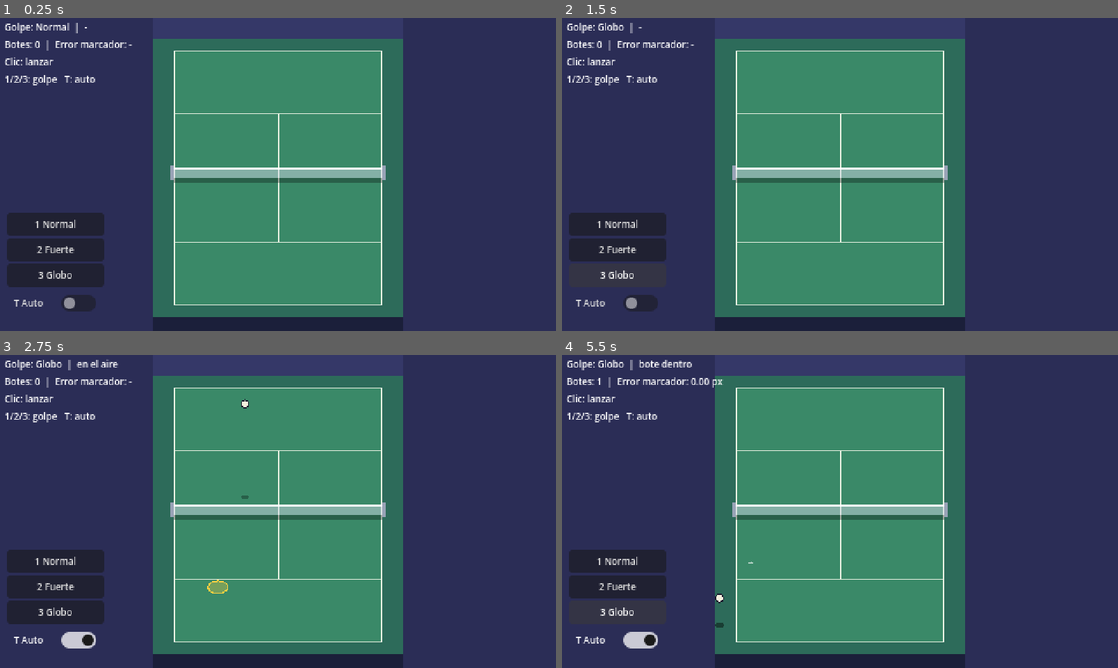
Above: before the commit, frames 1-4 (two rows, left to right).
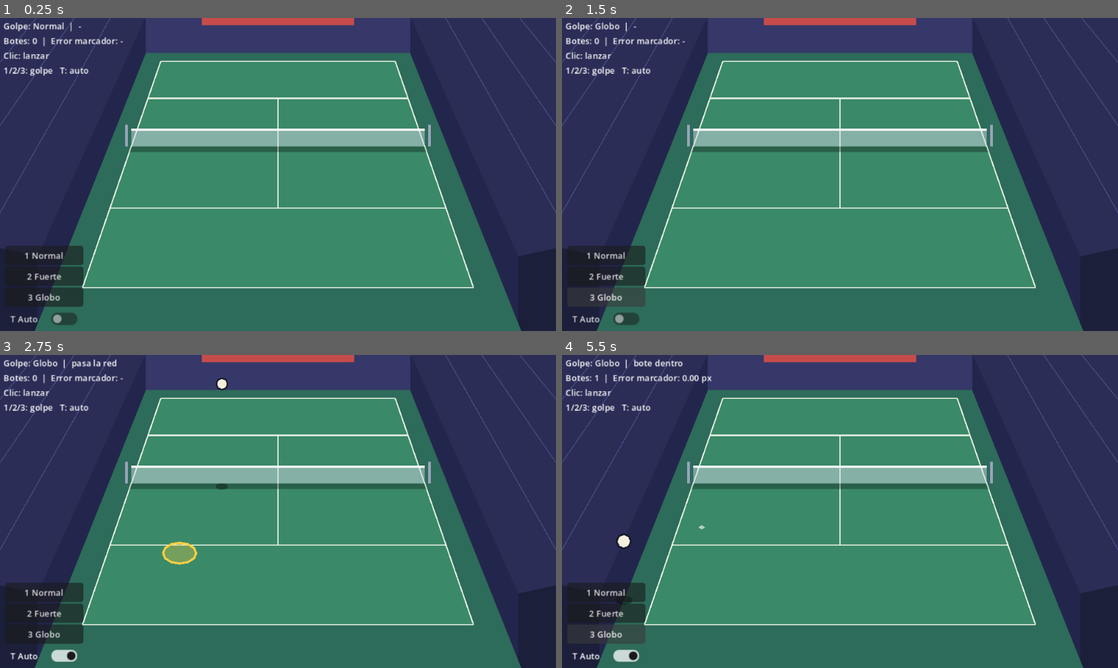
Above: after the commit, the same moments.

Repository: xNeku/Don-Tennis
Game: Godot game, scene res://scenes/pruebas/Fase0_25D.tscn
Two runs of this game, one before a commit and one after it. Both use one fixed random seed, a clock stepped at 60 frames per second and the inputs below. Before the commit the project starts from res://scenes/pruebas/Fase0.tscn.
Inputs:
- Up to frame 1 (0.25 s): no input
- Up to frame 2 (1.5 s): click "2 Fuerte" at 0.5 s; click "3 Globo" at 1.25 s
- Up to frame 3 (2.75 s): click "T Auto" at 2 s
- Up to frame 4 (5.5 s): click "1 Normal" at 2.75 s; click "1 Normal" at 3.5 s; click "2 Fuerte" at 4.25 s; click "3 Globo" at 5 s

The runs differ from the first frame. In frame 1, 45% of the frame differs, in the area x 0-100%, y 0-100%; in frame 2, 45%; in frame 3, 45%; in frame 4, 45%.

Commit message:
fase 0 (opción B): vista 2.5D en perspectiva
- Pista base con proyección (proyectar/desproyectar/escala_en): la lógica
  sigue en coordenadas lógicas, solo cambia cómo se ve
- PistaPlana (opción A) y Pista25D (opción B, perspectiva desde 4 esquinas)
- Bola y marcador se proyectan y escalan con la profundidad
- Escena Pista25D y banco de pruebas Fase0_25D (escena principal)
- Proyecto a 640x360 con escalado suave; globo más bajo (1.0 s)
- GDD: cámara A/B abierta, estilo Game Boy descartado

Co-Authored-By: Claude Sonnet 5.5 <noreply@anthropic.com>
Claude-Session: https://claude.ai/code/session_019rcxv5nUiwCP3epJLF2DMN

Diff:
--- a/data/golpes/globo.tres
+++ b/data/golpes/globo.tres
@@ -6,6 +6,6 @@
 script = ExtResource("1_tipo")
 id = &"globo"
 nombre = "Globo"
-tiempo_vuelo = 1.2
+tiempo_vuelo = 1.0
 altura_inicial = 20.0
 potencia = 0.1
--- a/project.godot
+++ b/project.godot
@@ -11,17 +11,16 @@
 [application]
 
 config/name="Don Tennis"
-run/main_scene="res://scenes/pruebas/Fase0.tscn"
+run/main_scene="res://scenes/pruebas/Fase0_25D.tscn"
 config/features=PackedStringArray("4.7", "GL Compatibility")
 
 [display]
 
-window/size/viewport_width=480
-window/size/viewport_height=270
-window/size/window_width_override=1440
-window/size/window_height_override=810
-window/stretch/mode="viewport"
-window/stretch/scale_mode="integer"
+window/size/viewport_width=640
+window/size/viewport_height=360
+window/size/window_width_override=1280
+window/size/window_height_override=720
+window/stretch/mode="canvas_items"
 
 [input]
 
@@ -58,7 +57,6 @@
 
 [rendering]
 
-textures/canvas_textures/default_texture_filter=0
 renderer/rendering_method="gl_compatibility"
 renderer/rendering_method.mobile="gl_compatibility"
 environment/defaults/default_clear_color=Color(0.106, 0.122, 0.231, 1)
--- a/scenes/Bola.tscn
+++ b/scenes/Bola.tscn
@@ -10,9 +10,11 @@
 params = ExtResource("3_params")
 
 [node name="Visual" type="Node2D" parent="."]
+top_level = true
 script = ExtResource("2_visual")
 
 [node name="Marcador" type="Node2D" parent="Visual"]
+top_level = true
 
 [node name="Relleno" type="Polygon2D" parent="Visual/Marcador"]
 color = Color(1, 1, 1, 0.3)
--- a/scenes/Pista.tscn
+++ b/scenes/Pista.tscn
@@ -1,6 +1,6 @@
 [gd_scene load_steps=2 format=3]
 
-[ext_resource type="Script" path="res://scripts/mundo/pista.gd" id="1_pista"]
+[ext_resource type="Script" path="res://scripts/mundo/pista_plana.gd" id="1_pista"]
 
 [node name="Pista" type="Node2D"]
 script = ExtResource("1_pista")
--- /dev/null
+++ b/scenes/Pista25D.tscn
@@ -0,0 +1,155 @@
+[gd_scene load_steps=2 format=3]
+
+[ext_resource type="Script" path="res://scripts/mundo/pista_25d.gd" id="1_pista"]
+
+[node name="Pista" type="Node2D"]
+script = ExtResource("1_pista")
+alto_red = 14.0
+factor_altura = 0.73
+ancho_logico = 180.0
+largo_logico = 220.0
+posicion_red = 0.5
+
+[node name="Fondo" type="Polygon2D" parent="."]
+color = Color(0.106, 0.122, 0.231, 1.0)
+polygon = PackedVector2Array(0.0, 0.0, 640.0, 0.0, 640.0, 360.0, 0.0, 360.0)
+
+[node name="Gradas" type="Node2D" parent="."]
+
+[node name="GradaFondo" type="Polygon2D" parent="Gradas"]
+color = Color(0.208, 0.22, 0.408, 1.0)
+polygon = PackedVector2Array(12.8, 40.3, 627.2, 40.3, 627.2, -39.8, 12.8, -39.8)
+
+[node name="Pancarta" type="Polygon2D" parent="Gradas"]
+color = Color(0.78, 0.3, 0.3, 1.0)
+polygon = PackedVector2Array(232.3, 8.0, 407.7, 8.0, 407.7, -18.7, 232.3, -18.7)
+
+[node name="GradaIzqFrente" type="Polygon2D" parent="Gradas"]
+color = Color(0.14, 0.15, 0.3, 1.0)
+polygon = PackedVector2Array(167.9, 40.3, 43.2, 351.9, 43.2, 274.2, 167.9, -2.4)
+
+[node name="GradaIzqAsientos" type="Polygon2D" parent="Gradas"]
+color = Color(0.169, 0.18, 0.341, 1.0)
+polygon = PackedVector2Array(167.9, -2.4, 43.2, 274.2, -212.3, 218.3, 27.4, -33.1)
+
+[node name="FilaIzq1" type="Line2D" parent="Gradas"]
+points = PackedVector2Array(132.8, -10.1, -20.6, 260.2)
+width = 1.0
+default_color = Color(0.28, 0.3, 0.52, 1.0)
+
+[node name="FilaIzq2" type="Line2D" parent="Gradas"]
+points = PackedVector2Array(97.7, -17.8, -84.5, 246.3)
+width = 1.0
+default_color = Color(0.28, 0.3, 0.52, 1.0)
+
+[node name="FilaIzq3" type="Line2D" parent="Gradas"]
+points = PackedVector2Array(62.6, -25.5, -148.4, 232.3)
+width = 1.0
+default_color = Color(0.28, 0.3, 0.52, 1.0)
+
+[node name="GradaDerFrente" type="Polygon2D" parent="Gradas"]
+color = Color(0.14, 0.15, 0.3, 1.0)
+polygon = PackedVector2Array(472.1, 40.3, 596.8, 351.9, 596.8, 274.2, 472.1, -2.4)
+
+[node name="GradaDerAsientos" type="Polygon2D" parent="Gradas"]
+color = Color(0.169, 0.18, 0.341, 1.0)
+polygon = PackedVector2Array(472.1, -2.4, 596.8, 274.2, 852.3, 218.3, 612.6, -33.1)
+
+[node name="FilaDer1" type="Line2D" parent="Gradas"]
+points = PackedVector2Array(507.2, -10.1, 660.6, 260.2)
+width = 1.0
+default_color = Color(0.28, 0.3, 0.52, 1.0)
+
+[node name="FilaDer2" type="Line2D" parent="Gradas"]
+points = PackedVector2Array(542.3, -17.8, 724.5, 246.3)
+width = 1.0
+default_color = Color(0.28, 0.3, 0.52, 1.0)
+
+[node name="FilaDer3" type="Line2D" parent="Gradas"]
+points = PackedVector2Array(577.4, -25.5, 788.4, 232.3)
+width = 1.0
+default_color = Color(0.28, 0.3, 0.52, 1.0)
+
+[node name="Suelo" type="Polygon2D" parent="."]
+color = Color(0.18, 0.42, 0.353, 1.0)
+polygon = PackedVector2Array(167.9, 40.3, 472.1, 40.3, 606.0, 375.0, 34.0, 375.0)
+
+[node name="Cancha" type="Polygon2D" parent="."]
+color = Color(0.231, 0.541, 0.408, 1.0)
+polygon = PackedVector2Array(185.0, 50.0, 455.0, 50.0, 545.0, 310.0, 95.0, 310.0)
+
+[node name="Lineas" type="Node2D" parent="."]
+
+[node name="LineaBaseRival" type="Line2D" parent="Lineas"]
+points = PackedVector2Array(185.0, 50.0, 455.0, 50.0)
+width = 1.5
+default_color = Color(0.918, 0.949, 0.89, 1.0)
+
+[node name="LineaBaseJugador" type="Line2D" parent="Lineas"]
+points = PackedVector2Array(95.0, 310.0, 545.0, 310.0)
+width = 1.5
+default_color = Color(0.918, 0.949, 0.89, 1.0)
+
+[node name="LineaLateralIzq" type="Line2D" parent="Lineas"]
+points = PackedVector2Array(185.0, 50.0, 95.0, 310.0)
+width = 1.5
+default_color = Color(0.918, 0.949, 0.89, 1.0)
+
+[node name="LineaLateralDer" type="Line2D" parent="Lineas"]
+points = PackedVector2Array(455.0, 50.0, 545.0, 310.0)
+width = 1.5
+default_color = Color(0.918, 0.949, 0.89, 1.0)
+
+[node name="LineaSaqueRival" type="Line2D" parent="Lineas"]
+points = PackedVector2Array(170.3, 92.5, 469.7, 92.5)
+width = 1.5
+default_color = Color(0.918, 0.949, 0.89, 1.0)
+
+[node name="LineaSaqueJugador" type="Line2D" parent="Lineas"]
+points = PackedVector2Array(126.6, 218.6, 513.4, 218.6)
+width = 1.5
+default_color = Color(0.918, 0.949, 0.89, 1.0)
+
+[node name="LineaCentral" type="Line2D" parent="Lineas"]
+points = PackedVector2Array(320.0, 92.5, 320.0, 218.6)
+width = 1.5
+default_color = Color(0.918, 0.949, 0.89, 1.0)
+
+[node name="Red" type="Node2D" parent="."]
+
+[node name="SombraRed" type="Polygon2D" parent="Red"]
+color = Color(0, 0, 0, 0.3)
+polygon = PackedVector2Array(151.2, 147.5, 488.8, 147.5, 491.1, 154.2, 148.9, 154.2)
+
+[node name="Malla" type="Polygon2D" parent="Red"]
+color = Color(0.81, 0.85, 0.9, 0.5)
+polygon = PackedVector2Array(151.2, 147.5, 488.8, 147.5, 488.8, 128.3, 151.2, 128.3)
+
+[node name="Cinta" type="Line2D" parent="Red"]
+points = PackedVector2Array(151.2, 128.3, 488.8, 128.3)
+width = 2.5
+default_color = Color(1, 1, 1, 1.0)
+
+[node name="PosteIzq" type="Line2D" parent="Red"]
+points = PackedVector2Array(145.6, 147.5, 145.6, 122.9)
+width = 3.0
+default_color = Color(0.6, 0.64, 0.72, 1.0)
+
+[node name="PosteDer" type="Line2D" parent="Red"]
+points = PackedVector2Array(494.4, 147.5, 494.4, 122.9)
+width = 3.0
+default_color = Color(0.6, 0.64, 0.72, 1.0)
+
+[node name="Limites" type="Node2D" parent="."]
+
+[node name="EsquinaLejosIzq" type="Marker2D" parent="Limites"]
+position = Vector2(185, 50)
+
+[node name="EsquinaLejosDer" type="Marker2D" parent="Limites"]
+position = Vector2(455, 50)
+
+[node name="EsquinaCercaIzq" type="Marker2D" parent="Limites"]
+position = Vector2(95, 310)
+
+[node name="EsquinaCercaDer" type="Marker2D" parent="Limites"]
+position = Vector2(545, 310)
--- a/scenes/pruebas/Fase0.tscn
+++ b/scenes/pruebas/Fase0.tscn
@@ -10,6 +10,7 @@
 
 [node name="Fase0" type="Node2D"]
 script = ExtResource("1_fase0")
+resolucion_base = Vector2i(480, 270)
 tipos = Array[ExtResource("4_tipo")]([ExtResource("5_normal"), ExtResource("6_fuerte"), ExtResource("7_globo")])
 
 [node name="Pista" parent="." instance=ExtResource("2_pista")]
--- /dev/null
+++ b/scenes/pruebas/Fase0_25D.tscn
@@ -0,0 +1,68 @@
+[gd_scene load_steps=8 format=3]
+
+[ext_resource type="Script" path="res://scripts/pruebas/fase0.gd" id="1_fase0"]
+[ext_resource type="PackedScene" path="res://scenes/Pista25D.tscn" id="2_pista"]
+[ext_resource type="PackedScene" path="res://scenes/Bola.tscn" id="3_bola"]
+[ext_resource type="Script" path="res://scripts/datos/tipo_golpe.gd" id="4_tipo"]
+[ext_resource type="Resource" path="res://data/golpes/normal.tres" id="5_normal"]
+[ext_resource type="Resource" path="res://data/golpes/fuerte.tres" id="6_fuerte"]
+[ext_resource type="Resource" path="res://data/golpes/globo.tres" id="7_globo"]
+
+[node name="Fase0" type="Node2D"]
+script = ExtResource("1_fase0")
+resolucion_base = Vector2i(640, 360)
+tipos = Array[ExtResource("4_tipo")]([ExtResource("5_normal"), ExtResource("6_fuerte"), ExtResource("7_globo")])
+
+[node name="Pista" parent="." instance=ExtResource("2_pista")]
+
+[node name="Huellas" type="Node2D" parent="."]
+
+[node name="Bola" parent="." instance=ExtResource("3_bola")]
+
+[node name="OrigenMaquina" type="Marker2D" parent="."]
+position = Vector2(320, 50)
+
+[node name="Camara" type="Camera2D" parent="."]
+position = Vector2(320, 180)
+
+[node name="UI" type="CanvasLayer" parent="."]
+
+[node name="Info" type="Label" parent="UI"]
+offset_left = 4.0
+offset_top = 2.0
+offset_right = 176.0
+offset_bottom = 60.0
+mouse_filter = 2
+theme_override_font_sizes/font_size = 10
+text = "Info"
+
+[node name="Botones" type="VBoxContainer" parent="UI"]
+offset_left = 6.0
+offset_top = 262.0
+offset_right = 96.0
+offset_bottom = 356.0
+theme_override_constants/separation = 2
+
+[node name="Normal" type="Button" parent="UI/Botones"]
+layout_mode = 2
+focus_mode = 0
+theme_override_font_sizes/font_size = 10
+text = "1 Normal"
+
+[node name="Fuerte" type="Button" parent="UI/Botones"]
+layout_mode = 2
+focus_mode = 0
+theme_override_font_sizes/font_size = 10
+text = "2 Fuerte"
+
+[node name="Globo" type="Button" parent="UI/Botones"]
+layout_mode = 2
+focus_mode = 0
+theme_override_font_sizes/font_size = 10
+text = "3 Globo"
+
+[node name="Auto" type="CheckButton" parent="UI/Botones"]
+layout_mode = 2
+focus_mode = 0
+theme_override_font_sizes/font_size = 10
+text = "T Auto"
--- a/scripts/efectos/bola_visual.gd
+++ b/scripts/efectos/bola_visual.gd
@@ -1,10 +1,9 @@
 class_name BolaVisual
 extends Node2D
 ## Parte visual de la bola: cuerpo (con altura), sombra y marcador de caída.
-## Solo lee el estado de Bola; no decide nada de la física.
+## Solo lee el estado de Bola y pide a la Pista que proyecte; no decide nada de la física.
+## Visual y Marcador son `top_level`: su posición en pantalla la pone la proyección.
 
-## Cuántos píxeles de pantalla sube la bola por cada unidad de altura z.
-@export var escala_altura: float = 0.6
 ## Segundos tras el golpe antes de que aparezca el marcador (hay que leer algo).
 @export var retraso_marcador: float = 0.12
 ## Altura a la que la sombra alcanza su tamaño mínimo.
@@ -22,12 +21,29 @@
 
 func _ready() -> void:
 	_marcador.visible = false
+	_bola.lanzada.connect(_on_lanzada)
+
+
+func _on_lanzada(_origen: Vector2) -> void:
+	_marcador_visible_previo = false
+	_actualizar()
+	reset_physics_interpolation()
 
 
 # Se actualiza en _physics_process (después de la lógica, que es el padre) para que la
 # interpolación de físicas suavice también la altura y el marcador.
 func _physics_process(_delta: float) -> void:
-	_cuerpo.position = Vector2(0.0, -_bola.z * escala_altura)
+	_actualizar()
+
+
+func _actualizar() -> void:
+	var pista: Pista = _bola.pista
+	if pista == null:
+		return
+
+	global_position = pista.proyectar(_bola.position)
+	scale = Vector2.ONE * pista.escala_en(_bola.position)
+	_cuerpo.position = Vector2(0.0, -_bola.z * pista.factor_altura)
 
 	var proporcion: float = clampf(_bola.z / altura_sombra_max, 0.0, 1.0)
 	_sombra.scale = Vector2.ONE * lerpf(1.0, 0.7, proporcion)
@@ -38,11 +54,11 @@
 	_marcador.visible = mostrar
 	if mostrar:
 		var punto: Vector2 = _bola.punto_aterrizaje()
-		_marcador.global_position = punto
+		_marcador.global_position = pista.proyectar(punto)
 		if not _marcador_visible_previo:
 			_marcador.reset_physics_interpolation()
-		var dentro: bool = _bola.pista == null or _bola.pista.contiene(punto)
+		var dentro: bool = pista.contiene(punto)
 		_marcador.modulate = color_marcador_dentro if dentro else color_marcador_fuera
 		var pulso: float = 1.0 + 0.1 * sin(_bola.tiempo_vuelo * 22.0)
-		_marcador.scale = Vector2.ONE * pulso
+		_marcador.scale = Vector2.ONE * pista.escala_en(punto) * pulso
 	_marcador_visible_previo = mostrar
--- a/scripts/mundo/pista.gd
+++ b/scripts/mundo/pista.gd
@@ -1,27 +1,40 @@
 class_name Pista
 extends Node2D
-## Geometría lógica de la pista. La verdad está en los Marker2D de `Limites`:
-## muévelos en el editor y la lógica los sigue. Las líneas y el decorado son solo visuales.
+## Base de las pistas. Define lo común (límites, red) y cómo se proyecta el mundo lógico
+## (x, y en el suelo + z de altura) a la pantalla. La lógica (Bola, IA) solo habla en
+## coordenadas lógicas y pide a la pista que proyecte; así se puede cambiar el ángulo
+## de cámara sin tocar la física. Por defecto la proyección es plana (identidad).
 
 ## Altura de la cinta de la red (en unidades z). Una bola por debajo choca con la red.
 @export var alto_red: float = 14.0
-
-@onready var _esquina_sup_izq: Marker2D = $Limites/EsquinaSupIzq
-@onready var _esquina_inf_der: Marker2D = $Limites/EsquinaInfDer
-@onready var _marca_red: Marker2D = $Limites/MarcaRed
+## Cuánto sube la bola en pantalla por cada unidad de altura z (en la escala local de la bola).
+@export var factor_altura: float = 0.6
 
 
-## Rectángulo de juego (dentro de las líneas), en coordenadas globales.
+## Rectángulo de juego (dentro de las líneas), en coordenadas lógicas.
 func rect_juego() -> Rect2:
-	var a: Vector2 = _esquina_sup_izq.global_position
-	var b: Vector2 = _esquina_inf_der.global_position
-	return Rect2(a, b - a)
+	return Rect2()
 
 
-## Coordenada Y de la red.
+## Coordenada Y lógica de la red.
 func y_red() -> float:
-	return _marca_red.global_position.y
+	return 0.0
 
 
 func contiene(punto: Vector2) -> bool:
 	return rect_juego().has_point(punto)
+
+
+## Del mundo lógico (suelo + altura z) a coordenadas globales de pantalla.
+func proyectar(suelo: Vector2, z: float = 0.0) -> Vector2:
+	return suelo + Vector2(0.0, -z * factor_altura)
+
+
+## Escala visual en ese punto del suelo (1.0 = tamaño base; cerca de la cámara > lejos).
+func escala_en(_suelo: Vector2) -> float:
+	return 1.0
+
+
+## De un punto de pantalla al suelo lógico (z = 0). Inversa de `proyectar`.
+func desproyectar(pantalla: Vector2) -> Vector2:
+	return pantalla
--- /dev/null
+++ b/scripts/mundo/pista_25d.gd
@@ -0,0 +1,85 @@
+class_name Pista25D
+extends Pista
+## Opción B: vista 2.5D. El juego sigue siendo 2D, pero la pista se ve en perspectiva:
+## lejos (rival) pequeño y estrecho, cerca (jugador) grande y ancho.
+##
+## La lógica trabaja en un rectángulo fijo (ancho_logico x largo_logico, y=0 lado del rival).
+## La perspectiva sale de 4 Marker2D en PANTALLA (`Limites`): las esquinas de la pista.
+## Si dibujas tu propia pista a mano, alinea los 4 marcadores con sus esquinas y listo.
+
+## Ancho lógico de la pista (entre líneas laterales).
+@export var ancho_logico: float = 180.0
+## Largo lógico de la pista (entre líneas de fondo).
+@export var largo_logico: float = 220.0
+## Posición de la red como fracción del largo (0.5 = centro).
+@export_range(0.1, 0.9, 0.01) var posicion_red: float = 0.5
+
+@onready var _lejos_izq: Marker2D = $Limites/EsquinaLejosIzq
+@onready var _lejos_der: Marker2D = $Limites/EsquinaLejosDer
+@onready var _cerca_izq: Marker2D = $Limites/EsquinaCercaIzq
+@onready var _cerca_der: Marker2D = $Limites/EsquinaCercaDer
+
+var _y_lejos: float = 0.0
+var _y_cerca: float = 1.0
+var _cx_lejos: float = 0.0
+var _cx_cerca: float = 0.0
+var _s_lejos: float = 1.0
+var _s_cerca: float = 2.0
+var _u_lejos: float = 1.0
+var _u_cerca: float = 0.5
+var _h: float = 1.0
+
+
+func _ready() -> void:
+	recalcular()
+
+
+## Recalcula la perspectiva a partir de las 4 esquinas. Llamar si se mueven en ejecución.
+func recalcular() -> void:
+	var fl: Vector2 = _lejos_izq.global_position
+	var fr: Vector2 = _lejos_der.global_position
+	var nl: Vector2 = _cerca_izq.global_position
+	var nr: Vector2 = _cerca_der.global_position
+	_y_lejos = (fl.y + fr.y) * 0.5
+	_y_cerca = (nl.y + nr.y) * 0.5
+	_cx_lejos = (fl.x + fr.x) * 0.5
+	_cx_cerca = (nl.x + nr.x) * 0.5
+	_s_lejos = (fr.x - fl.x) / ancho_logico
+	_s_cerca = (nr.x - nl.x) / ancho_logico
+	_u_lejos = 1.0 / _s_lejos
+	_u_cerca = 1.0 / _s_cerca
+	# Perspectiva correcta: la Y de pantalla del suelo es lineal en la escala.
+	_h = (_y_cerca - _y_lejos) / (_s_cerca - _s_lejos)
+
+
+func rect_juego() -> Rect2:
+	return Rect2(0.0, 0.0, ancho_logico, largo_logico)
+
+
+func y_red() -> float:
+	return largo_logico * posicion_red
+
+
+func escala_en(suelo: Vector2) -> float:
+	var t: float = suelo.y / largo_logico
+	return 1.0 / lerpf(_u_lejos, _u_cerca, t)
+
+
+func proyectar(suelo: Vector2, z: float = 0.0) -> Vector2:
+	var s: float = escala_en(suelo)
+	var y_pantalla: float = _y_lejos + _h * (s - _s_lejos)
+	var x_pantalla: float = _centro_x(y_pantalla) + (suelo.x - ancho_logico * 0.5) * s
+	return Vector2(x_pantalla, y_pantalla - z * factor_altura * s)
+
+
+func desproyectar(pantalla: Vector2) -> Vector2:
+	var s: float = maxf(_s_lejos + (pantalla.y - _y_lejos) / _h, 0.05)
+	var t: float = (1.0 / s - _u_lejos) / (_u_cerca - _u_lejos)
+	var x: float = ancho_logico * 0.5 + (pantalla.x - _centro_x(pantalla.y)) / s
+	return Vector2(x, t * largo_logico)
+
+
+# X de pantalla de la línea central de la pista a una Y de pantalla dada (recta en pantalla).
+func _centro_x(y_pantalla: float) -> float:
+	var k: float = (y_pantalla - _y_lejos) / (_y_cerca - _y_lejos)
+	return lerpf(_cx_lejos, _cx_cerca, k)
--- /dev/null
+++ b/scripts/mundo/pista_plana.gd
@@ -0,0 +1,18 @@
+class_name PistaPlana
+extends Pista
+## Opción A: vista plana. Coordenadas lógicas = coordenadas de pantalla.
+## La verdad está en los Marker2D de `Limites`: muévelos en el editor y la lógica los sigue.
+
+@onready var _esquina_sup_izq: Marker2D = $Limites/EsquinaSupIzq
+@onready var _esquina_inf_der: Marker2D = $Limites/EsquinaInfDer
+@onready var _marca_red: Marker2D = $Limites/MarcaRed
+
+
+func rect_juego() -> Rect2:
+	var a: Vector2 = _esquina_sup_izq.global_position
+	var b: Vector2 = _esquina_inf_der.global_position
+	return Rect2(a, b - a)
+
+
+func y_red() -> float:
+	return _marca_red.global_position.y
--- a/scripts/pruebas/fase0.gd
+++ b/scripts/pruebas/fase0.gd
@@ -3,6 +3,8 @@
 ## Clic o toque en la pista = lanza una bola que botará justo ahí.
 ## No es parte del juego final; sirve para sentir la bola, su arco y el marcador de caída.
 
+## Resolución base de esta escena (la vista plana usa 480x270, la 2.5D 640x360).
+@export var resolucion_base: Vector2i = Vector2i(640, 360)
 ## Tipos de golpe disponibles (datos en data/golpes/).
 @export var tipos: Array[TipoGolpe] = []
 ## Segundos entre bolas en modo automático.
@@ -29,6 +31,7 @@
 
 
 func _ready() -> void:
+	get_window().content_scale_size = resolucion_base
 	_bola.pista = _pista
 	_bola.rebote.connect(_on_rebote)
 	_bola.golpeo_red.connect(func() -> void:
@@ -42,7 +45,7 @@
 
 func _unhandled_input(event: InputEvent) -> void:
 	if event.is_action_pressed(&"pruebas_lanzar"):
-		lanzar_a(get_global_mouse_position())
+		lanzar_a(_pista.desproyectar(get_global_mouse_position()))
 	elif event.is_action_pressed(&"pruebas_tipo_normal"):
 		_elegir(0)
 	elif event.is_action_pressed(&"pruebas_tipo_fuerte"):
@@ -71,7 +74,7 @@
 	var objetivo: Vector2 = Vector2(
 		clampf(destino.x, r.position.x, r.end.x),
 		clampf(destino.y, _pista.y_red() + 10.0, r.end.y))
-	_bola.lanzar_hacia(_origen.global_position, tipo.altura_inicial, objetivo, tipo.tiempo_vuelo, tipo.potencia)
+	_bola.lanzar_hacia(_pista.desproyectar(_origen.global_position), tipo.altura_inicial, objetivo, tipo.tiempo_vuelo, tipo.potencia)
 	_prediccion = _bola.punto_aterrizaje()
 	_error_prediccion = -1.0
 	_toco_red = false
@@ -103,7 +106,8 @@
 	huella.polygon = PackedVector2Array([
 		Vector2(2, 0), Vector2(0, 1.2), Vector2(-2, 0), Vector2(0, -1.2)])
 	huella.color = Color(1, 1, 1, 0.8) if dentro else Color(0.55, 0.57, 0.65, 0.8)
-	huella.position = punto
+	huella.position = _pista.proyectar(punto)
+	huella.scale = Vector2.ONE * _pista.escala_en(punto)
 	_huellas.add_child(huella)
 	var tween: Tween = create_tween()
 	tween.tween_property(huella, "modulate:a", 0.0, 1.5)
Not shown, added: scripts/mundo/pista_25d.gd.uid
Not shown, added: scripts/mundo/pista_plana.gd.uid
Not shown, changed: docs/GDD.md
